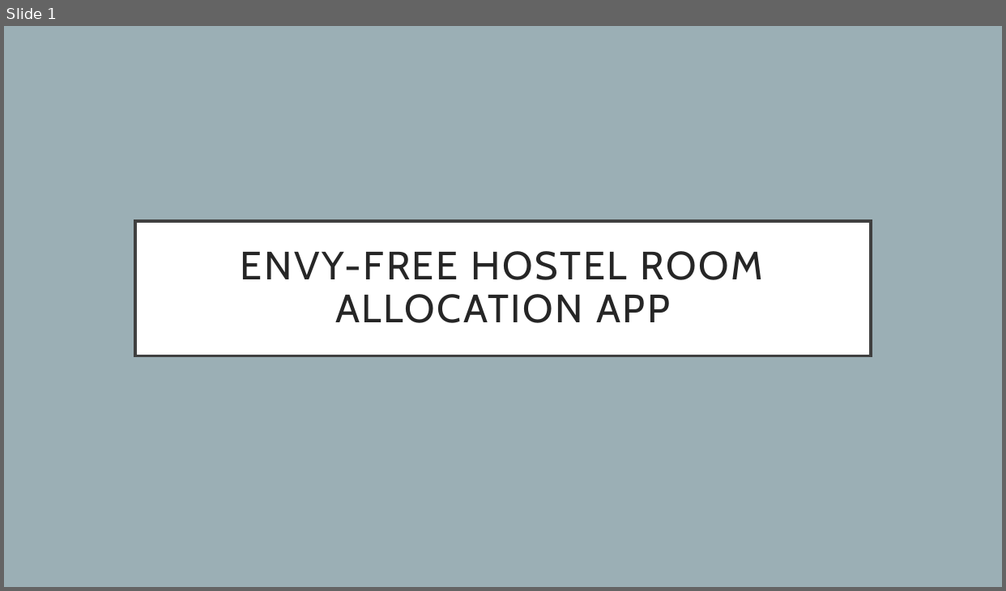
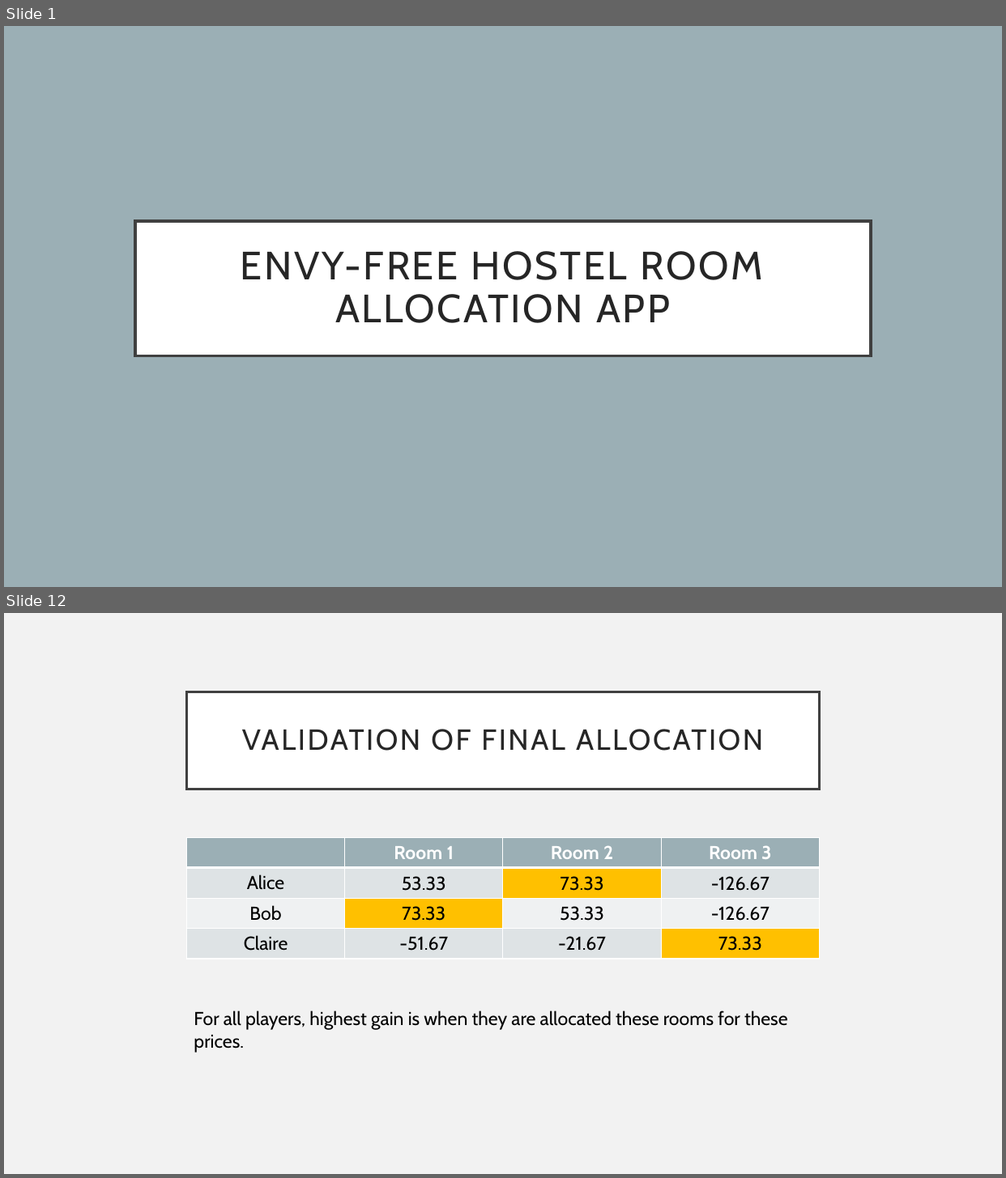
Before and after one commit to tanvinerkar/fair-rent-division, a slide deck: final-ppt.pptx. Shown one above the other, each under a label of ours: slide 1 before the commit, slides 1 and 12 after it; the slides between them are not shown. The pictures are 1006x591 and 1006x1178 pixels, drawn with LibreOffice and Linux fonts; fonts in the diff are those of the drawing. Boxes give left, top, right and bottom in pixels: in the first picture for what was removed or moved away, otherwise in the second. Text is boxed around its words. In the diff, an @@ line names an element or a change of style, - is before the commit and + after.

```diff
--- a/final-ppt.pptx
+++ b/final-ppt.pptx
@@ slide 12 added at (4, 613, 1002, 1174), background #F2F2F2 @@
@@ title added at (187, 692, 819, 789), fill #FFFFFF, outline #404040 2.5 pt, 28 pt, text #262626 @@
+VALIDATION OF FINAL ALLOCATION
@@ table added at (187, 837, 819, 959), 4 rows, 4 columns @@
+ | Room 1 | Room 2 | Room 3
+Alice | 53.33 | 73.33 | -126.67
+Bob | 73.33 | 53.33 | -126.67
+Claire | -51.67 | -21.67 | 73.33
@@ text added at (194, 1011, 787, 1030), 18 pt, text #000000 @@
+For all players, highest gain is when they are allocated these rooms for these prices.
```
Also in this commit, not shown: 7 slides changed, 6 other slides added, 1 slide removed, 7 other files.
